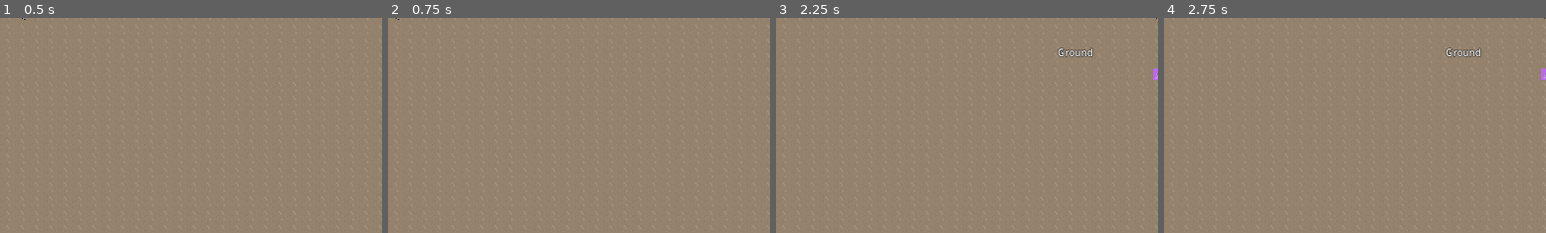
Above: before the commit, frames 1-4 (left to right).
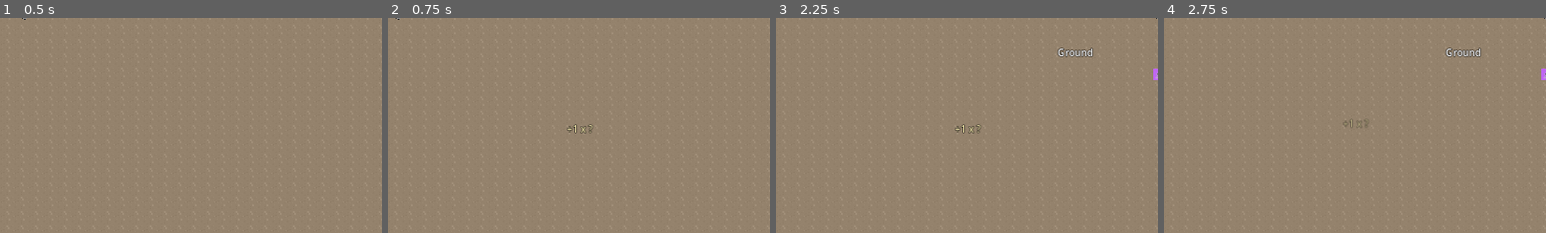
Above: after the commit, the same moments.

Repository: AhmiDarrow/FallenEarth
Game: Godot game, scene res://scenes/HubWorld.tscn
The game is run twice, just before and just after one commit, with the same random seed, the same clock (stepped at 60 frames per second) and the same inputs. This scene is started directly instead of the project's main scene.
Inputs (mouse positions are % of the whole screen's width and height, from its top left):
- Up to frame 1 (0.5 s): no input
- Up to frame 2 (0.75 s): tap Enter at 0.5 s; move the mouse to (72, 45) at 0.52 s; hold Right from 0.53 s (still down); tap E at 0.6 s; click (72, 45) at 0.67 s
- Up to frame 3 (2.25 s): tap Space at 0.77, 1.25 s; release Right at 1.25 s; drag from (30, 55) to (45, 70) at 1.27 s; tap Enter at 2 s; move the mouse to (60, 28) at 2.02 s; hold Right from 2.03 s (still down); tap C at 2.1 s
- Up to frame 4 (2.75 s): keep holding Right
The pictures show only the part of the screen within x 24-74%, y 24-74%; the shares and areas given below are measured in that part.

Frame 1 is identical in both runs. In frame 2, 0.1% of the frame differs, in the area x 46-54%, y 49-54%; in frame 3, 0.1%; in frame 4, less than 0.1%.
Error in both runs: Trying to assign value of type 'Callable' to a variable of type 'Array'. (res://scripts/ui/CraftingScreen.gd:86)

Commit message:
v0.4.0 Phase 8 (polish): item icons + loot popups + rarity colors
Modified:
- scripts/InventoryManager.gd: added get_rarity_color(item_id) helper.
  Reads the item's 'rarity' field from data/items.json and returns
  a tint per tier: common=grey, uncommon=green, rare=blue,
  epic=purple, legendary=orange. Used by the inventory UI to
  color-code item rows.
- scripts/HubWorld.gd: _spawn_loot_popup(text, world_pos) spawns a
  fading, rising Label at the player's cell on each pickup. Wired
  into the existing _try_collect_floor_pickup_at flow. Phase 8 stub:
  text is a placeholder '+1 x ?' (per-item text comes when the
  pickup knows the item_id).

New UI + tool:
- scripts/ui/LootPopup.gd + scenes/ui/LootPopup.tscn: a Label that
  floats up and fades over ~1.5 seconds. set_tier_color(tier_color)
  helper for the rare-item color path.
- tools/generate_item_icons.py: produces 14 procedural PNGs at 24x24
  for every item in data/items.json. Per-category shape (consumable
  bottle, material log, ore cluster, crystal gem, component chip,
  placeable house, tool, scrap pile, ammo bullet, generic diamond)
  tinted by the item's rarity via HSV.

All 9 test groups pass. Backups: pre_phase_8/, post_phase_8a/,
post_phase_8/.

This completes Phase 8 (and v0.4.0). Next: full hand-off and
planning for v0.5.0 (continue with HP/MP combat wiring, button asset
set, full settlement interiors, real procedural NPC spawn in
settlements). Per the user's spec for Phase 6, the town now has a
button to bring up a settlement name field; that's all in.

Diff:
--- /dev/null
+++ b/scenes/ui/LootPopup.tscn
@@ -0,0 +1,6 @@
+[gd_scene load_steps=2 format=3]
+
+[ext_resource type="Script" path="res://scripts/ui/LootPopup.gd" id="1_lp"]
+
+[node name="LootPopup" type="Label"]
+script = ExtResource("1_lp")
--- a/scripts/HubWorld.gd
+++ b/scripts/HubWorld.gd
@@ -19,6 +19,8 @@
 const BaseMgrScript = preload("res://scripts/BaseManager.gd")
 const BaseNodeScene = preload("res://scenes/BaseNode.tscn")
 const BaseScene = preload("res://scenes/Base.tscn")
+const LootPopupScript = preload("res://scripts/ui/LootPopup.gd")
+const LootPopupScene = preload("res://scenes/ui/LootPopup.tscn")
 const SettlementMgrScript = preload("res://scripts/SettlementManager.gd")
 
 const RIFT_CHECK_INTERVAL := 30.0
@@ -370,6 +372,24 @@
 	print("[HubWorld] %s" % msg)
 
 
+# Phase 8: spawn a floating loot popup at the given world position
+# (typically the pickup / gather cell). The popup rises and fades
+# over ~1.5 seconds.
+func _spawn_loot_popup(text: String, world_pos: Vector2) -> void:
+	if LootPopupScript == null:
+		return
+	var popup: Control = LootPopupScene.instantiate()
+	popup.text = text
+	# Position at the player's current cell in world space
+	var px: float = float(_local_x) * 24.0 + 12.0
+	var py: float = float(_local_y) * 24.0 + 12.0
+	if world_pos == Vector2.ZERO:
+		popup.global_position = Vector2(px - 30, py - 12)
+	else:
+		popup.global_position = world_pos
+	add_child(popup)
+
+
 ## Leave the active settlement (called by Settlement interior's
 ## "Leave" button or Esc/E).
 func _leave_settlement() -> void:
@@ -843,6 +863,8 @@
 
 	# Phase 1: auto-collect any floor pickup at the new cell.
 	_try_collect_floor_pickup_at(_local_x, _local_y)
+	# Phase 8: spawn a loot popup at the pickup location
+	_spawn_loot_popup("+%d x %s" % [1, "?"], Vector2.ZERO)
 
 	_build_local_view()
 	_update_tile_info()
--- /dev/null
+++ b/scripts/ui/LootPopup.gd
@@ -0,0 +1,50 @@
+## LootPopup — Floating "+3 Iron Ore" text that fades and rises.
+##
+## Phase 8 polish. Spawned by HubWorld when the player picks up
+## something (floor pickup, gather yield, mission reward). The popup
+## is a simple Label that animates upward + fades over ~1.5 seconds
+## and then queue_frees itself.
+class_name LootPopup
+extends Label
+
+const LIFETIME := 1.5
+const RISE_PX := 28.0
+const FONT_SIZE := 16
+
+var _time: float = 0.0
+var _start_y: float = 0.0
+
+
+func _ready() -> void:
+	# Style
+	add_theme_color_override("font_color", Color(1, 0.95, 0.7))
+	add_theme_color_override("font_outline_color", Color(0, 0, 0))
+	add_theme_constant_override("outline_size", 3)
+	add_theme_font_size_override("font_size", FONT_SIZE)
+	# Position
+	_start_y = global_position.y
+	pivot_offset = Vector2(size.x / 2.0, size.y)
+	# Top-level (don't get clipped by other UI)
+	z_index = 200
+
+
+func show_text(txt: String, world_pos: Vector2) -> void:
+	text = txt
+	global_position = world_pos
+
+
+## Set the text color (Phase 8: rare items use a colored message).
+func set_tier_color(tier_color: Color) -> void:
+	add_theme_color_override("font_color", tier_color)
+
+
+func _process(delta: float) -> void:
+	_time += delta
+	var t: float = clampf(_time / LIFETIME, 0.0, 1.0)
+	# Rise upward
+	position.y = _start_y + global_position.y - position.y
+	global_position.y = _start_y - RISE_PX * t
+	# Fade out
+	modulate.a = 1.0 - t
+	if _time >= LIFETIME:
+		queue_free()
Not shown, added: assets/sprites/items/.gdignore
Binary file added: assets/sprites/items/bandage.png
Binary file added: assets/sprites/items/copper_ore.png
Binary file added: assets/sprites/items/ember_crystal.png
Binary file added: assets/sprites/items/iron_ore.png
Binary file added: assets/sprites/items/ironwood_bark.png
Binary file added: assets/sprites/items/kelp_fibre.png
Binary file added: assets/sprites/items/living_metal_sample.png
Binary file added: assets/sprites/items/rusted_scrap.png
Binary file added: assets/sprites/items/starmetal_ore.png
Binary file added: assets/sprites/items/stick.png
Binary file added: assets/sprites/items/stone.png
(and 5 more such lines)
